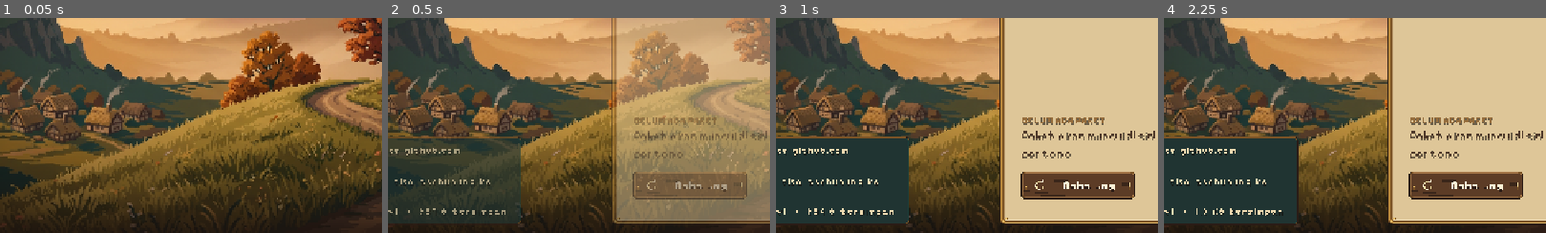
Above: before the commit, frames 1-4 (left to right).
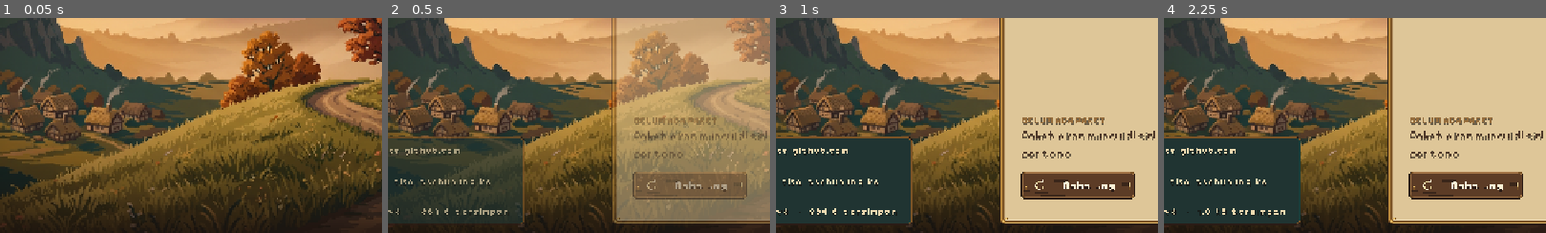
Above: after the commit, the same moments.

Repository: KyokoApp/GodotMe
Game: Godot game, scene res://scenes/Launcher.tscn
The game is run twice, just before and just after one commit, with the same random seed, the same clock (stepped at 60 frames per second) and the same inputs.
Inputs:
- Up to frame 1 (0.05 s): no input
- Up to frame 2 (0.5 s): no input
- Up to frame 3 (1 s): click "Coba Lagi" at 0.5 s
- Up to frame 4 (2.25 s): click "Coba Lagi" at 1.25 s; click "Coba Lagi" at 2 s
The pictures show only the part of the screen within x 25-75%, y 48-98%; the shares and areas given below are measured in that part.

Frame 1 is identical in both runs. In frame 2, 0.6% of the frame differs, in the area x 2-36%, y 55-96%; in frame 3, 0.7%; in frame 4, 0.7%.

Commit message:
build: stamp a BUILD_ID into the launcher and verify it inside the APK
The fixed build came out byte-for-byte the same size as the broken one, which
is not something to eyeball. CI now reads BUILD_ID from Config.gd and searches
every exported APK for that string, so a stale artifact cannot be published.
LAUNCHER_VERSION goes to 2 and the id is shown in the launcher journal.

Co-authored-by: arena-agent <297053741+arena-agent@users.noreply.github.com>

Diff:
--- a/launcher/scripts/Config.gd
+++ b/launcher/scripts/Config.gd
@@ -4,8 +4,14 @@
 ## Everything an operator ever needs to edit lives here. The launcher itself is
 ## generic: it knows nothing about the game beyond the manifest contract.
 
-const LAUNCHER_VERSION: int = 1
+const LAUNCHER_VERSION: int = 2
 const GAME_ID: String = "re-traveller"
+
+## Marker that is compiled into the APK. CI greps the exported APK for it, so a
+## stale artifact (or a build that did not pick up the latest code) is caught
+## instead of being published. Bump it whenever you need to prove which build is
+## installed: the value shows up in the launcher journal as "build ...".
+const BUILD_ID: String = "rt-launcher-v2-main-fix"
 
 ## Where the launcher reads version.json (HTTPS, must return JSON).
 ## Default points at the GitHub Releases of this repo: replace with your own
--- a/launcher/scripts/Launcher.gd
+++ b/launcher/scripts/Launcher.gd
@@ -84,7 +84,7 @@
 
 	_on_state_changed(Updater.State.CHECKING, {
 		"message": "Menyiapkan…",
-		"detail": "Launcher v%d" % Cfg.LAUNCHER_VERSION,
+		"detail": "Launcher v%d (%s)" % [Cfg.LAUNCHER_VERSION, Cfg.BUILD_ID],
 		"can_retry": false,
 		"can_play": Updater.has_playable_version(),
 		"version": Store.active_version(),
Not shown, changed: .github/workflows/ci.yml
Not shown, changed: .github/workflows/release-demo.yml
Not shown, changed: RELEASE_DEMO
Not shown, changed: docs/PHASE1_REPORT.md
Not shown, changed: docs/TEST_PLAN.md
